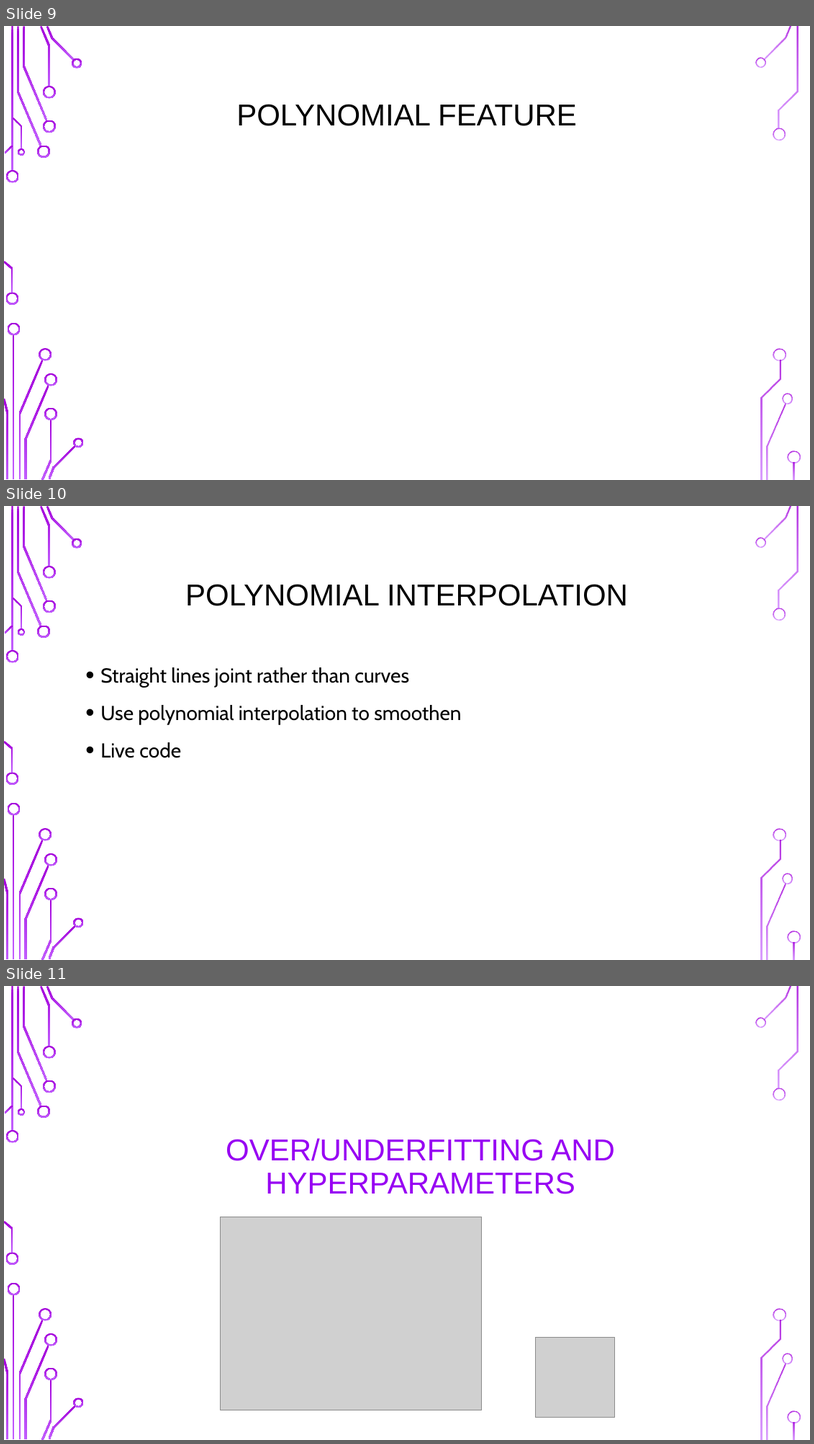
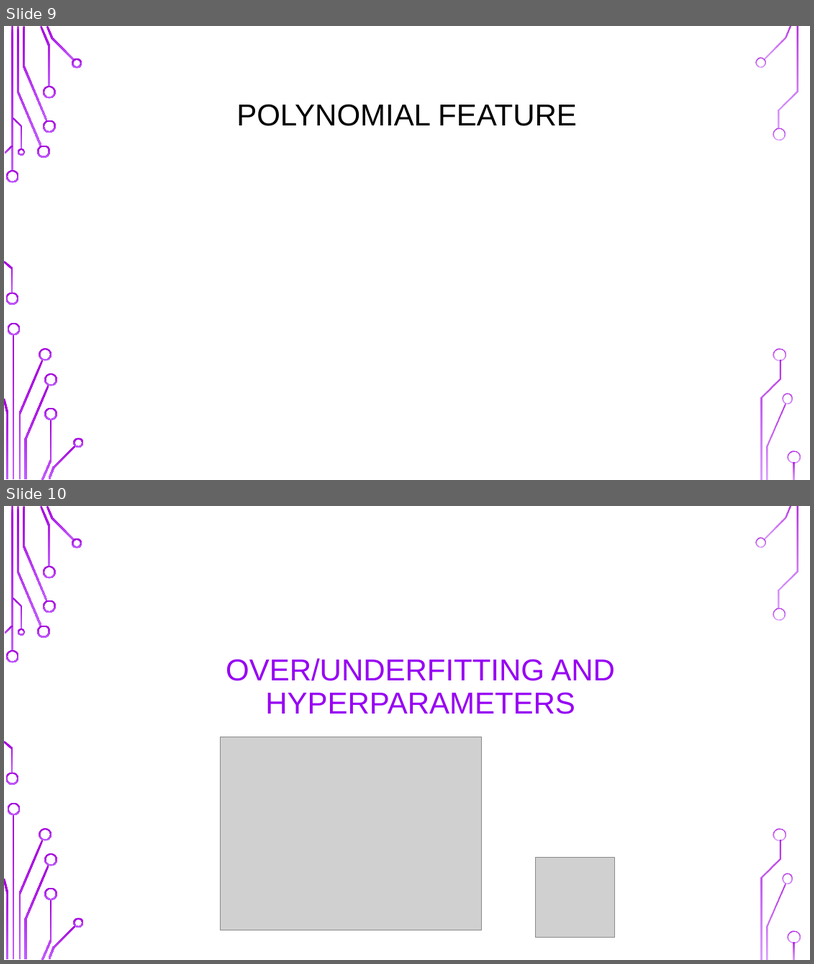
Before and after one commit to UOMDSS/workshops-2021-2022, a slide deck: Workshop 4: Polynomial Regression/Presentation.pptx. Shown one above the other, each under a label of ours: slides 9, 10 and 11 before the commit, slides 9 and 10 after it. The pictures are 814x1444 and 814x964 pixels, drawn with LibreOffice and Linux fonts; fonts in the diff are those of the drawing; grey boxes stand for pictures; background and template pictures are left out. Boxes give left, top, right and bottom in pixels: in the first picture for what was removed or moved away, otherwise in the second. Text is boxed around its words. In the diff, an @@ line names an element or a change of style, - is before the commit and + after.

Commit message:
Removed interpolarisation slide

```diff
--- a/Workshop 4: Polynomial Regression/Presentation.pptx
+++ b/Workshop 4: Polynomial Regression/Presentation.pptx
@@ slide 10 removed at box(4, 506, 810, 960), background picture (left out); not listed: 36 template elements that a slide beside it also shows @@
@@ title removed at box(185, 584, 628, 606) @@
-POLYNOMIAL INTERPOLATION
@@ text removed at box(100, 667, 461, 758) @@
-• Straight lines joint rather than curves
-• Use polynomial interpolation to smoothen
-• Live code
@@ what was slide 11 is now slide 10 @@
```
